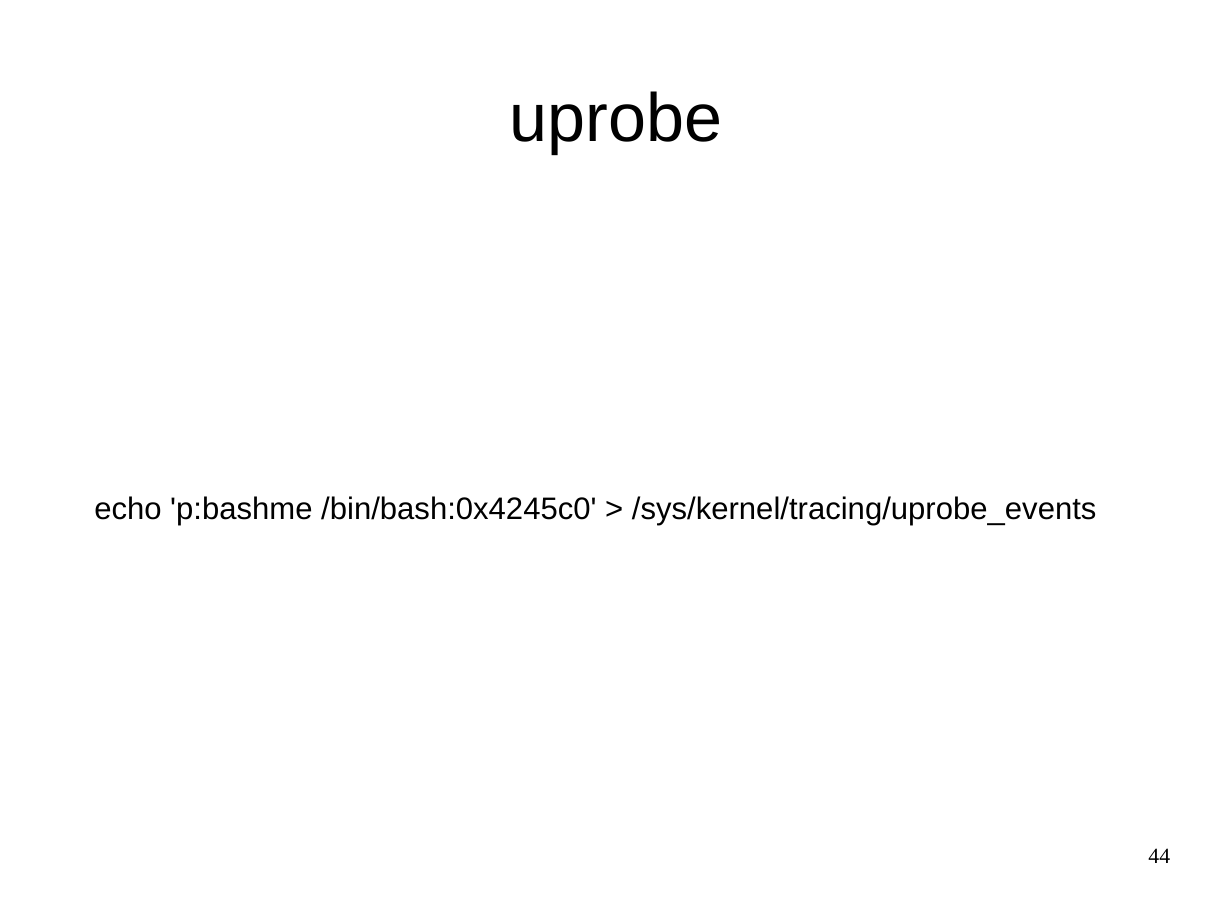
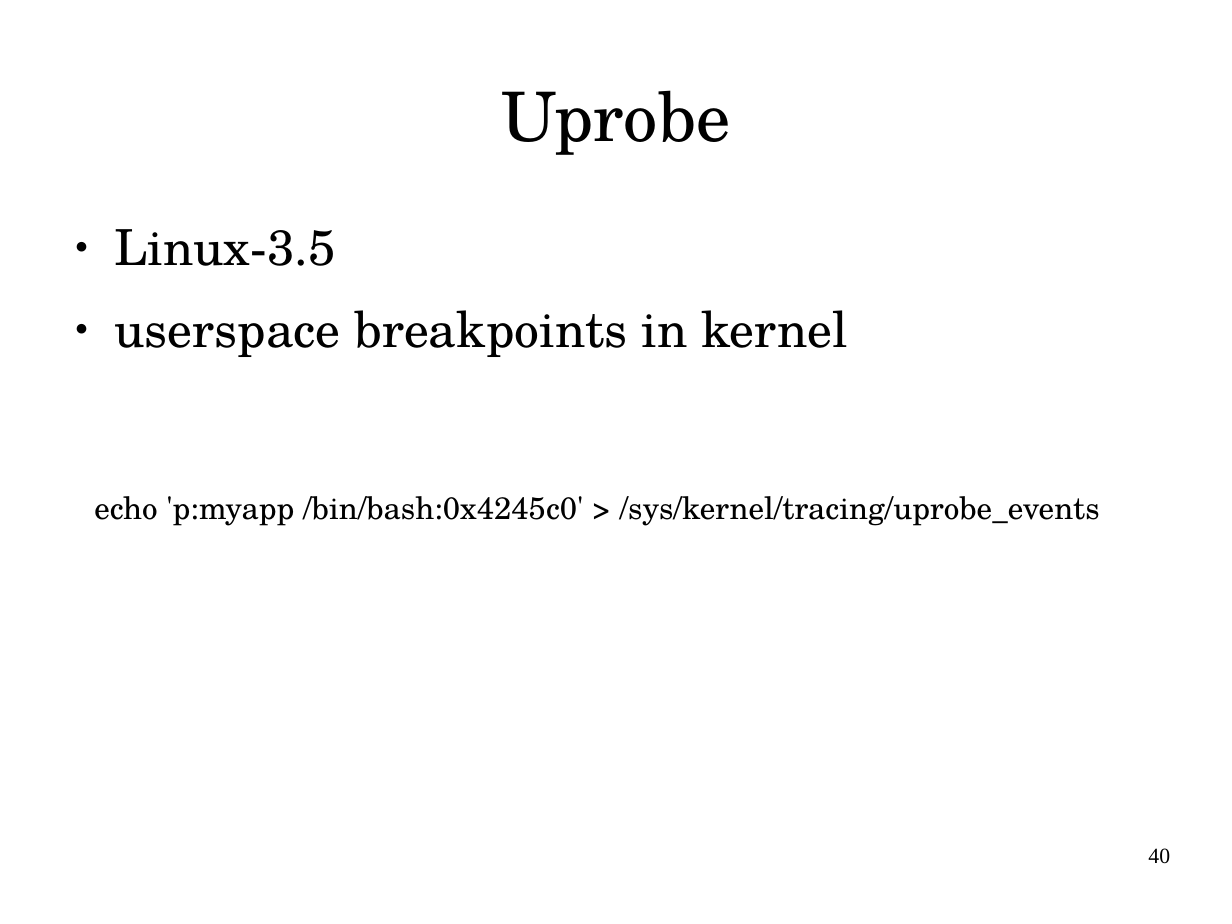
Before and after one commit to vh21/documents, a slide deck: slide 40 of linux/meet-cute-between-ebpf-and-kernel-tracing.odp (slide 44 before the commit). Drawn at 1232x924 pixels with LibreOffice and Linux fonts; fonts in the diff are those of the drawing. Boxes give left, top, right and bottom in pixels: in the first picture for what was removed or moved away, otherwise in the second. Text is boxed around its words. In the diff, an @@ line names an element or a change of style, - is before the commit and + after.

Commit message:
linux: tweak words and fix typo

```diff
--- a/linux/meet-cute-between-ebpf-and-kernel-tracing.odp
+++ b/linux/meet-cute-between-ebpf-and-kernel-tracing.odp
@@ title at (x1=501, y1=90, x2=730, y2=155): text changed; font Arial to TeX Gyre Schola @@
-uprobe
+Uprobe
@@ text added at (x1=114, y1=229, x2=848, y2=357), 32 pt, text #000000 @@
+● Linux-3.5
+● userspace breakpoints in kernel
@@ text at (x1=94, y1=496, x2=1100, y2=526): text changed; font Arial to TeX Gyre Schola @@
-echo 'p:bashme /bin/bash:0x4245c0' > /sys/kernel/tracing/uprobe_events
+echo 'p:myapp /bin/bash:0x4245c0' > /sys/kernel/tracing/uprobe_events
@@ page number at (x1=1148, y1=848, x2=1170, y2=864): text changed @@
-44
+40
```
Also in this commit, not shown: 65 other slides changed, 7 slides added, 2 slides removed, 3 other files.
